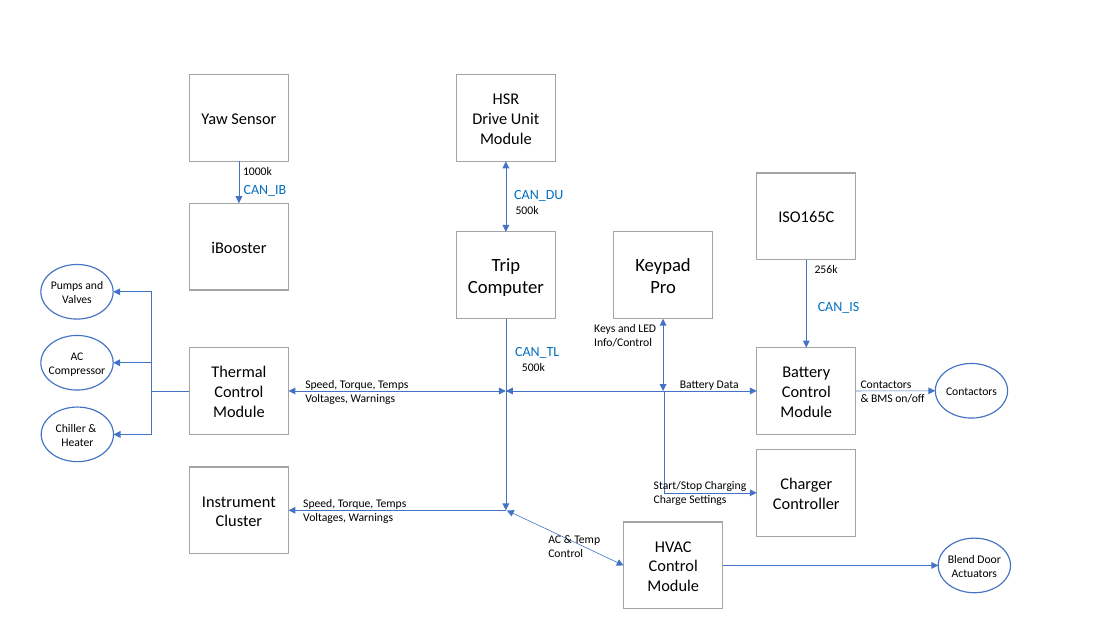
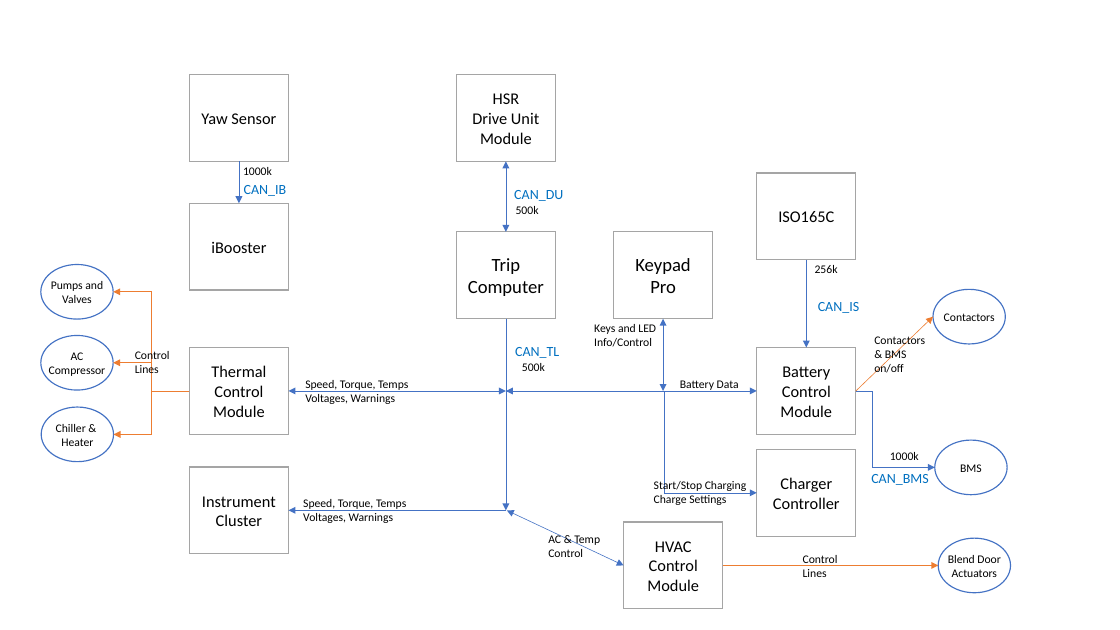
Before and after one commit to DrJeffCooke/TesLorean-Design-Docs, a slide deck: slide 1 of CAN Wiring.pptx. Drawn at 1120x630 pixels with LibreOffice and Linux fonts; fonts in the diff are those of the drawing. Boxes give left, top, right and bottom in pixels: in the first picture for what was removed or moved away, otherwise in the second. Text is boxed around its words. In the diff, an @@ line names an element or a change of style, - is before the commit and + after.

Commit message:
Added CAN for BMS connection
BMS in Chevy Spark 2014 A123 battery module runs at 1000KBPS CAN

```diff
--- a/CAN Wiring.pptx
+++ b/CAN Wiring.pptx
@@ elbow arrow (189, 391) - (113, 292): stroke #4472C4 0.5 pt to #ED7D31 0.5 pt @@
@@ ellipse "Contactors": place and size @@
-ellipse "Contactors" at bbox=[935, 364, 1007, 418]
+ellipse "Contactors" at bbox=[933, 289, 1006, 344]
@@ arrow moved from (856, 391) - (935, 391) to (856, 391) - (933, 317) @@
@@ arrow (856, 391) - (933, 317): stroke #4472C4 0.5 pt to #ED7D31 0.5 pt @@
@@ text "Contactors" rewrapped from bbox=[861, 380, 924, 403] to bbox=[874, 335, 925, 374] @@
@@ text added at bbox=[135, 349, 170, 376], 10 pt, text #000000 @@
+Control Lines
@@ elbow arrow (189, 391) - (113, 363): stroke #4472C4 0.5 pt to #ED7D31 0.5 pt @@
@@ elbow arrow (189, 391) - (113, 434): stroke #4472C4 0.5 pt to #ED7D31 0.5 pt @@
@@ elbow arrow added from (856, 391) to (935, 467), #4472C4 0.5 pt @@
@@ ellipse added at bbox=[935, 440, 1007, 495], fill #FFFFFF, outline #4472C4 1 pt, 10 pt, text #000000 @@
+BMS
@@ text added at bbox=[871, 474, 928, 485], 12 pt, text #0070C0 @@
+CAN_BMS
@@ text added at bbox=[890, 452, 919, 460], 10 pt, text #000000 @@
+1000k
@@ arrow (723, 565) - (939, 565): stroke #4472C4 0.5 pt to #ED7D31 0.5 pt @@
@@ text added at bbox=[803, 555, 838, 577], 10 pt, text #000000 @@
+Control Lines
```
